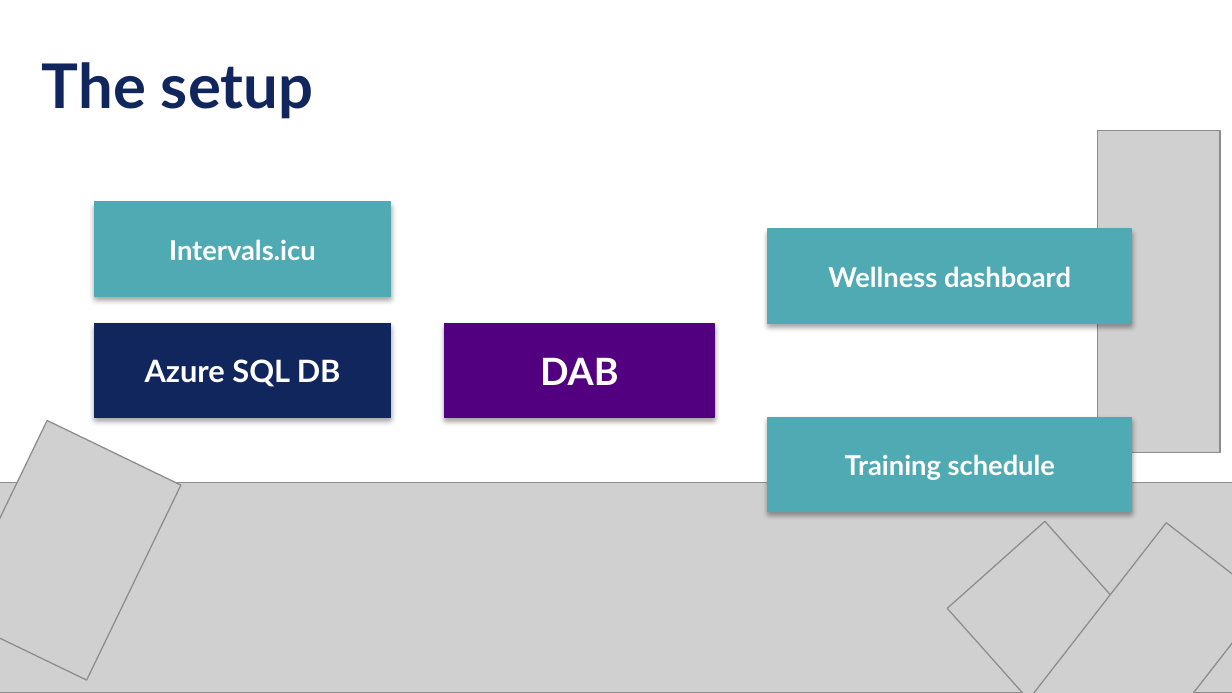
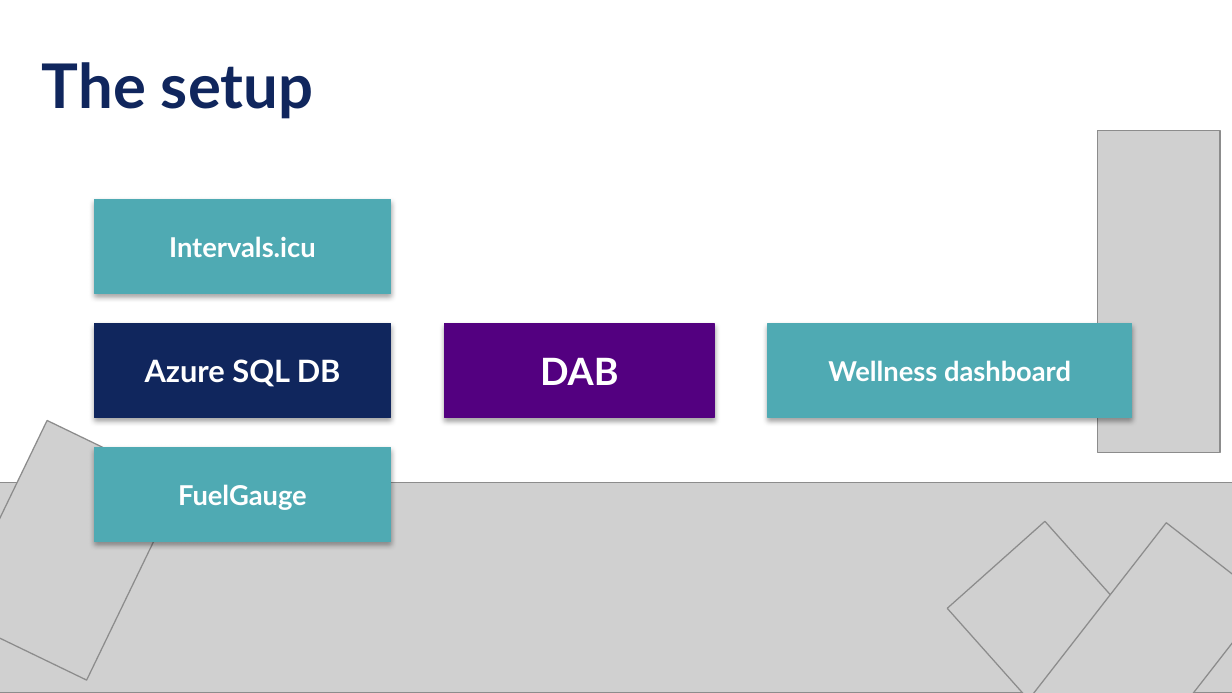
Before and after one commit to jpomfret/dab-presentation, a slide deck: slide 28 of Pomfret - dab - grillen - draft.pptx (slide 25 before the commit). Drawn at 1232x693 pixels with LibreOffice and Linux fonts; fonts in the diff are those of the drawing; grey boxes stand for pictures. Boxes give left, top, right and bottom in pixels: in the first picture for what was removed or moved away, otherwise in the second. Text is boxed around its words. In the diff, an @@ line names an element or a change of style, - is before the commit and + after.

```diff
--- a/Pomfret - dab - grillen - draft.pptx
+++ b/Pomfret - dab - grillen - draft.pptx
@@ rectangle "Wellness dashboard": place and size @@
-rectangle "Wellness dashboard" at bbox=[768, 229, 1131, 324]
+rectangle "Wellness dashboard" at bbox=[768, 323, 1131, 418]
@@ rectangle removed at bbox=[768, 418, 1131, 513] @@
-Training schedule
@@ rectangle added at bbox=[95, 447, 392, 542], fill #4FAAB3, outline #4FAAB3 0.75 pt, 16 pt, text #FFFFFF, bold @@
+FuelGauge
```
Also in this commit, not shown: 9 other slides changed, 7 slides added, 4 slides removed, 20 other files.
